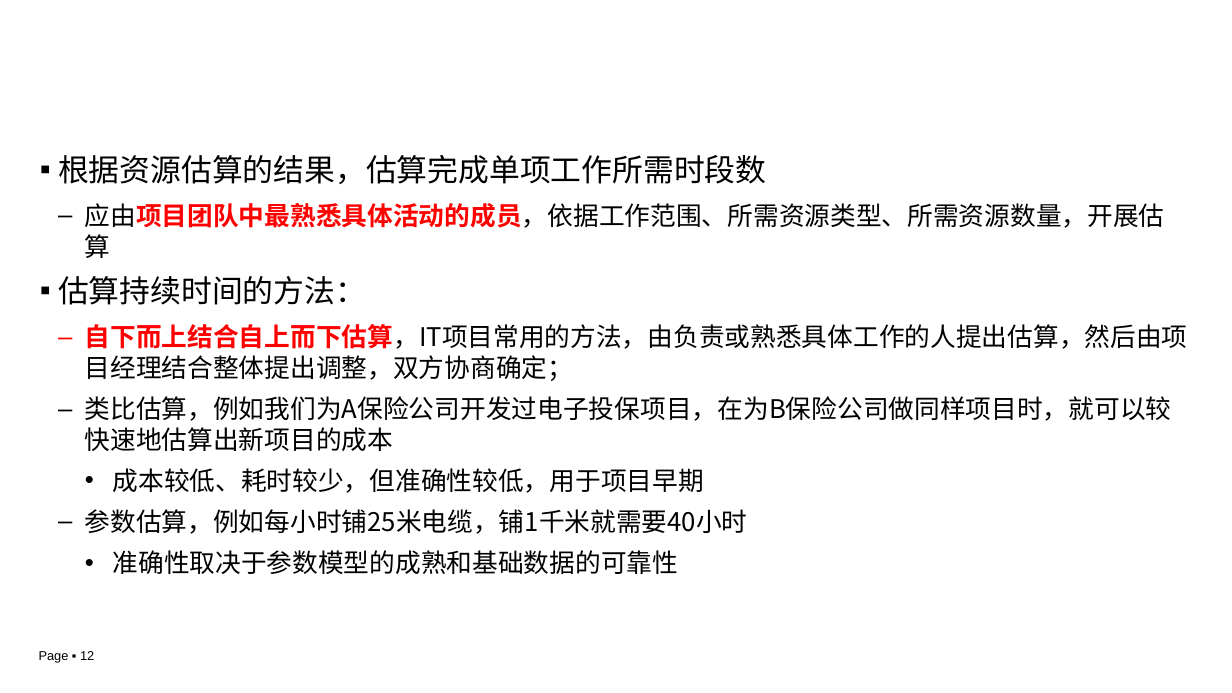
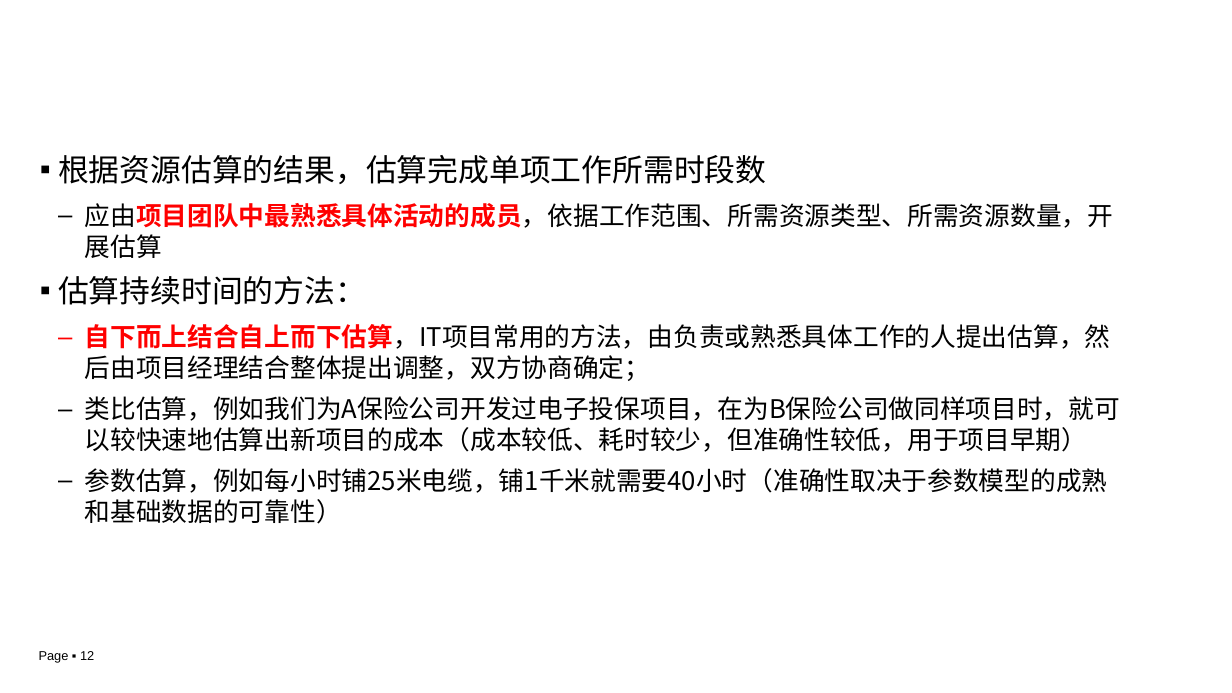
Before and after one commit to edu2act/course-IT-Project-Management, a slide deck: slide 12 of materials/slides/ch03-2.pptx. Drawn at 1232x693 pixels with LibreOffice and Linux fonts; fonts in the diff are those of the drawing; background and template pictures are left out. Boxes give left, top, right and bottom in pixels: in the first picture for what was removed or moved away, otherwise in the second. Text is boxed around its words. In the diff, an @@ line names an element or a change of style, - is before the commit and + after.

```diff
--- a/materials/slides/ch03-2.pptx
+++ b/materials/slides/ch03-2.pptx
@@ text at [85,396,1120,524]: text changed @@
-  – 类比估算，例如我们为A保险公司开发过电子投保项目，在为B保险公司做同样项目时，就可以较快速地估算出新项目的成本
-    • 成本较低、耗时较少，但准确性较低，用于项目早期
-  – 参数估算，例如每小时铺25米电缆，铺1千米就需要40小时
-    • 准确性取决于参数模型的成熟和基础数据的可靠性
+  – 类比估算，例如我们为A保险公司开发过电子投保项目，在为B保险公司做同样项目时，就可以较快速地估算出新项目的成本（成本较低、耗时较少，但准确性较低，用于项目早期）
+  – 参数估算，例如每小时铺25米电缆，铺1千米就需要40小时（准确性取决于参数模型的成熟和基础数据的可靠性）
```
Also in this commit, not shown: 8 other slides changed, 1 slide removed, 1 other file.
